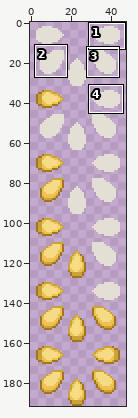
Sprite sheet: data/sprites/menus/pumpkin_seeds.png. Above: a wide view before the commit, with the close-up outlined.
Close-up. Earlier state:
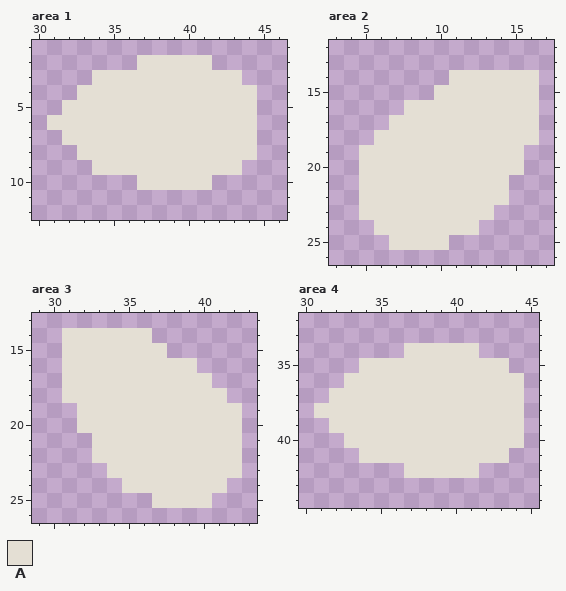
The file is 48x192 pixels. Shown: area 1: x 30..46, y 1..12; area 2: x 3..17, y 12..26; area 3: x 29..43, y 13..26; area 4: x 30..45, y 32..44. The commit also changed other parts of the picture, which this record leaves out.
Palette (. is transparent): A #e4dfd4
Once edited:
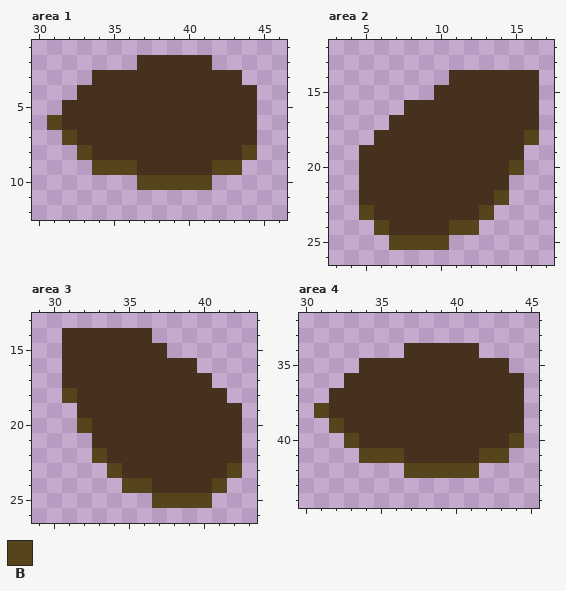
Colours new in this view: B #56441c
What changed:
Colour A changes from #e4dfd4 to #46311e.
Area 1:
The author changed colour A to colour B in row 6 at x 31; in row 7 at x 32; in row 8 at x 33 and 44; in row 9 at x 34 to 36 and 42 to 43; in row 10 at x 37 to 41.
Area 2:
The author changed colour A to colour B in row 18 at x 16; in row 20 at x 15; in row 22 at x 14; in row 23 at x 5 and 13; in row 24 at x 6 and 11 to 12; in row 25 at x 7 to 10.
Area 3:
The author changed colour A to colour B in row 18 at x 31; in row 20 at x 32; in row 22 at x 33; in row 23 at x 34 and 42; in row 24 at x 35 to 36 and 41; in row 25 at x 37 to 40.
Area 4:
The author changed colour A to colour B in row 38 at x 31; in row 39 at x 32; in row 40 at x 33 and 44; in row 41 at x 34 to 36 and 42 to 43; in row 42 at x 37 to 41.
